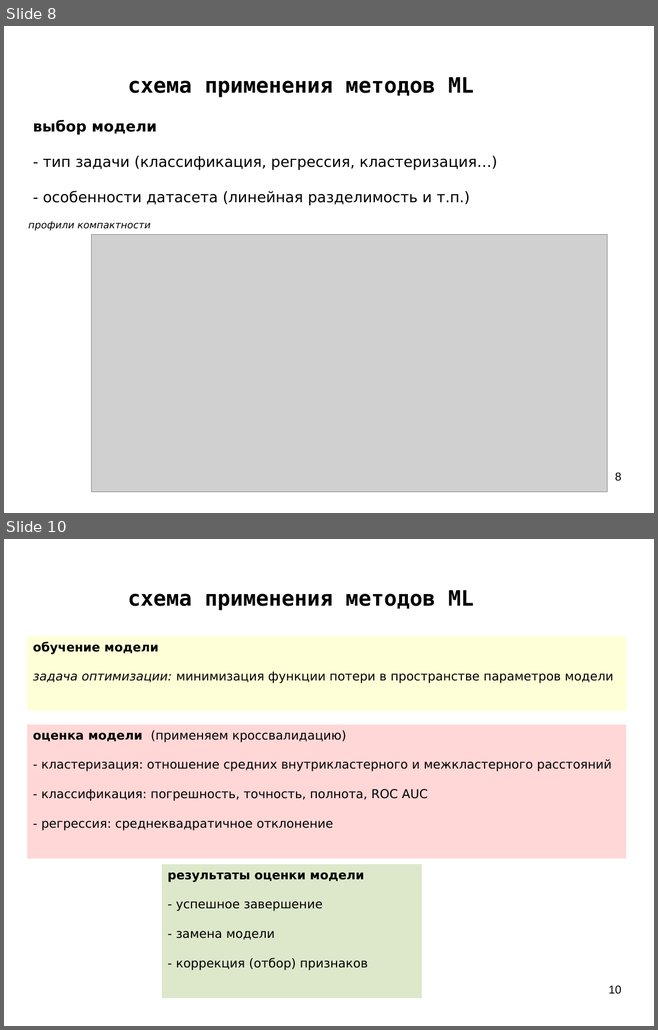
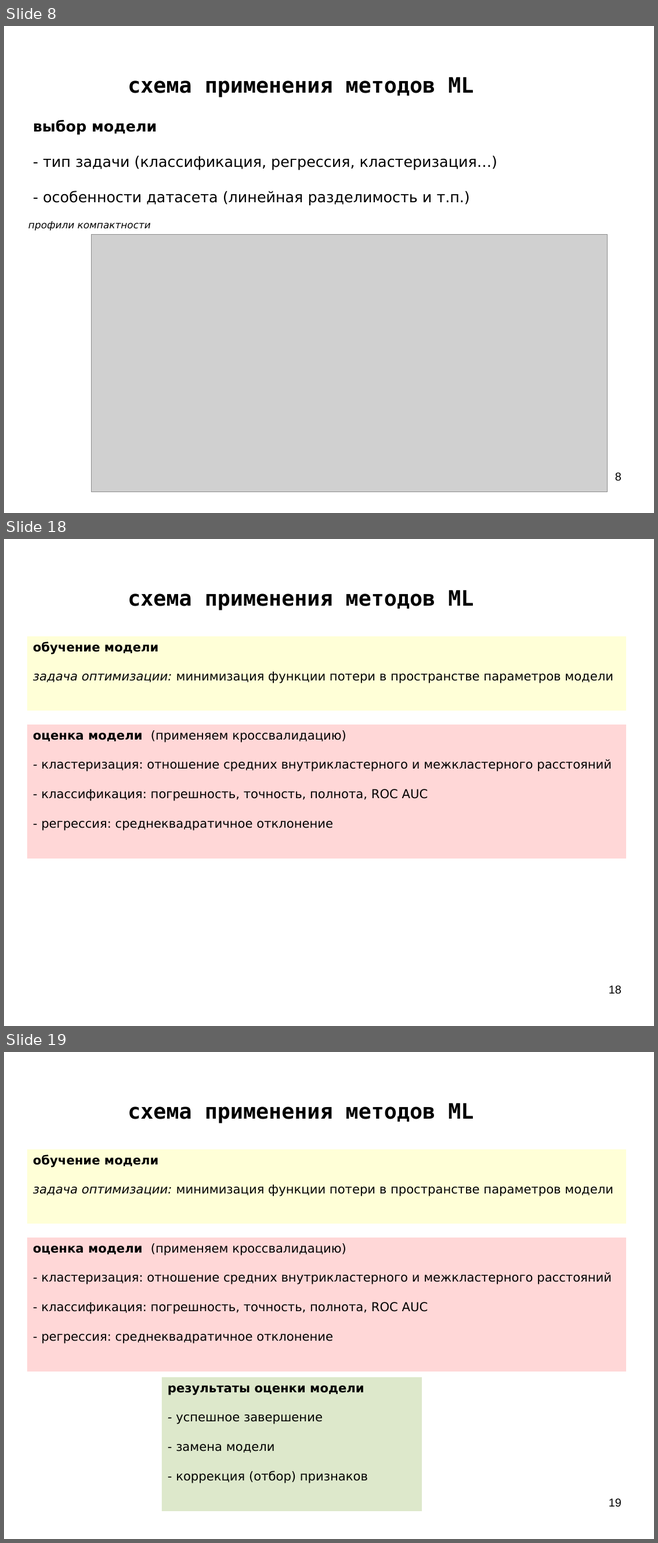
Before and after one commit to mechanoid5/ml_lectorium_legacy, a slide deck: 07-ml-pipeline.odp. Shown one above the other, each under a label of ours: slides 8 and 10 before the commit, slides 8, 18 and 19 after it; the slides between them are not shown. The pictures are 658x1030 and 658x1543 pixels, drawn with LibreOffice and Linux fonts; fonts in the diff are those of the drawing; grey boxes stand for pictures; background and template pictures are left out. Boxes give left, top, right and bottom in pixels: in the first picture for what was removed or moved away, otherwise in the second. Text is boxed around its words. In the diff, an @@ line names an element or a change of style, - is before the commit and + after.

```diff
--- a/07-ml-pipeline.odp
+++ b/07-ml-pipeline.odp
@@ slide 18 added at box(4, 539, 654, 1026), background picture (left out) @@
@@ title added at box(128, 590, 473, 610), 26 pt, text #000000, bold @@
+схема применения методов ML
@@ rectangle added at box(27, 636, 626, 711), fill #FFFFD7, 15 pt, text #000000 @@
+обучение модели
+задача оптимизации: минимизация функции потери в пространстве параметров модели
@@ rectangle added at box(27, 725, 626, 859), fill #FFD7D7, 15 pt, text #000000 @@
+оценка модели (применяем кроссвалидацию)
+- кластеризация: отношение средних внутрикластерного и межкластерного расстояний
+- классификация: погрешность, точность, полнота, ROC AUC
+- регрессия: среднеквадратичное отклонение
@@ page number added at box(608, 986, 621, 994), 14 pt, text #000000 @@
+18
@@ what was slide 10 is now slide 19 @@
@@ page number at box(608, 1499, 621, 1507): text changed @@
-10
+19
```
Also in this commit, not shown: 2 slides changed, 8 other slides added, 4 other files.
